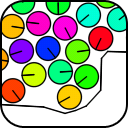
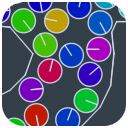
Layered file, before and after one edit (w=128, h=128). Changes by layer:
renamed "Layer 0" to "Layer 1", painted on it over [0, 0, 128, 128]
painted on "Color Fill 1" over [0, 0, 128, 128]
